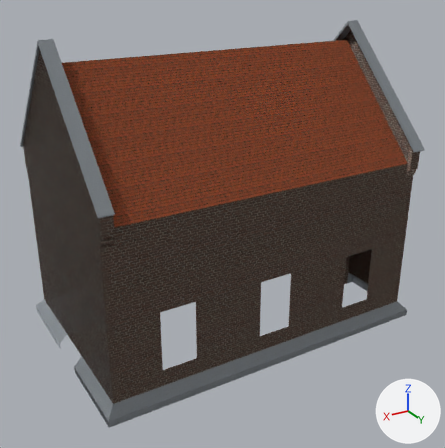
One commit to the Blender file 3D Models/1885/Buildings/Freemasons Hall/Freemasons Hall.blend: the scene before it, then after it.
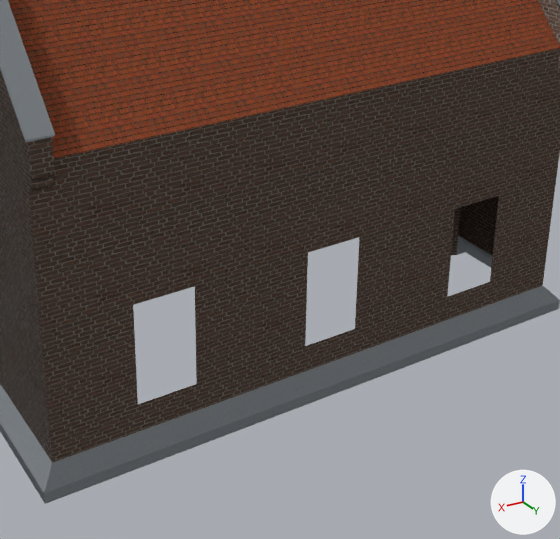
Old and new are each drawn whole from a 50 mm lens placed at (16.14, 17.55, 12.44), pointed at (5.92, 0.51, 3.93) and again close up on the part from 19% to 92% of the width and 30% to 100% of the height. The axes (+X, +Y, +Z) are drawn at lower right. The lights are the same throughout.

The first close-up shows 'End roof.001', 'Main roof.001', 'Main walls.001'.
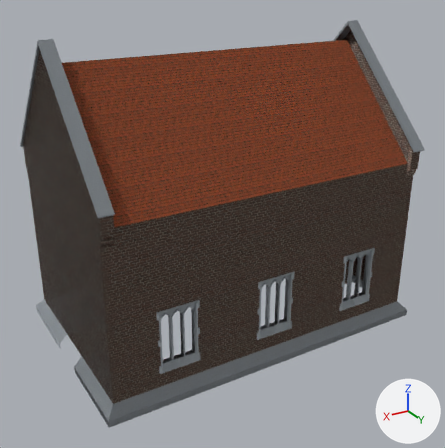
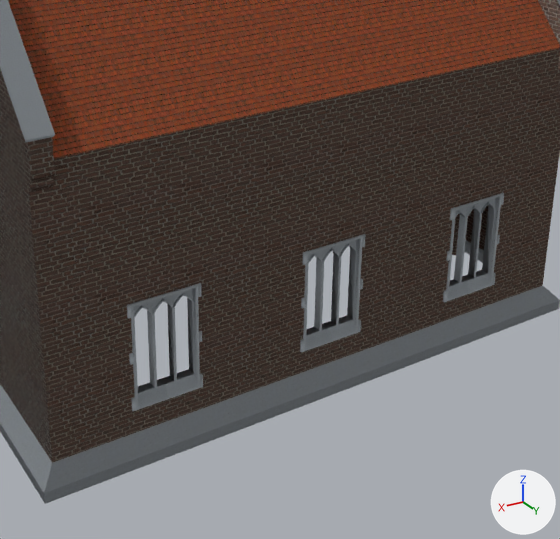
Commit message: Lower windows

What differs and where, as boxes (x1, y1, x2, y2) in the close-ups (560 x 539 px):
'Lower windows.001', reshaped, moved, modifiers changed (not visible before): after (127, 193, 504, 411)

The change, as a diff of the scene's bpy script:
```diff
--- a/3D Models/1885/Buildings/Freemasons Hall/Freemasons Hall.blend.py
+++ b/3D Models/1885/Buildings/Freemasons Hall/Freemasons Hall.blend.py
@@ me_cube_012 @@
 # used by ob_lower_windows_001; location = (2.2, -3.53, 1.02)
-me_cube_012.from_pydata(...)  # 111 vertices, 88 faces; spans x -0.7..0.0, y 0.0..0.27, z 0.0..2.13
+me_cube_012.from_pydata(...)  # 111 vertices, 86 faces; spans x -0.7..0.0, y -3.53..-3.27, z 0.0..2.13
+# me_cube_012 part 1: 111 vertices added at x -0.7..0.0, y -3.53..-3.27, z 0.0..2.13
 me_cube_012.materials.append(mat_concrete)
@@ ob_lower_windows_001 @@
 ob_lower_windows_001 = bpy.data.objects.new('Lower windows.001', me_cube_012)
-ob_lower_windows_001.location = (2.2, -3.53, 1.02)
+ob_lower_windows_001.location = (2.2, 0.0, 1.02)
 _m = ob_lower_windows_001.modifiers.new('Mirror', 'MIRROR')
+_m.use_axis = (True, True, False)
 _m = ob_lower_windows_001.modifiers.new('Array', 'ARRAY')
```
